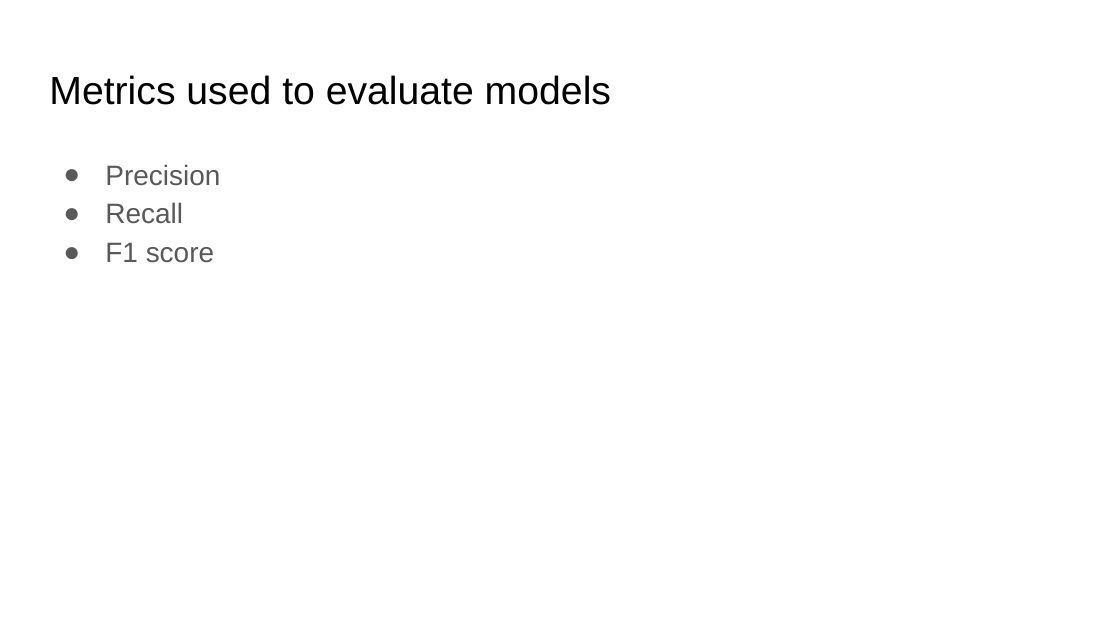
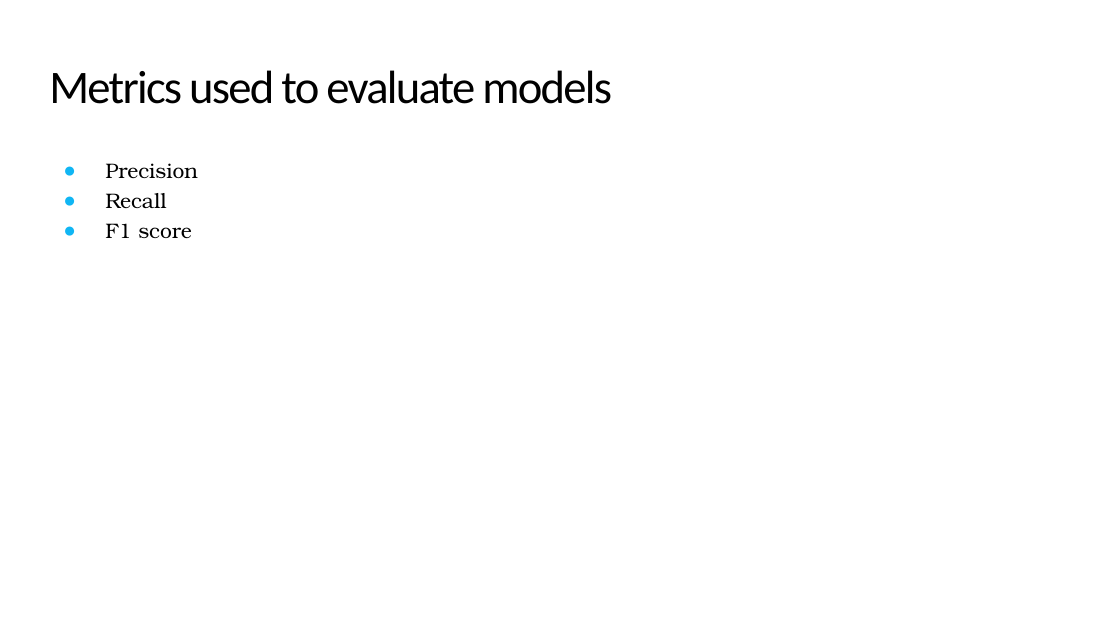
Before and after one commit to mathisme/ThinkfulSLCap, a slide deck: slide 10 of Capstone2.pptx. Drawn at 1120x630 pixels with LibreOffice and Linux fonts; fonts in the diff are those of the drawing. Boxes give left, top, right and bottom in pixels: in the first picture for what was removed or moved away, otherwise in the second. Text is boxed around its words. In the diff, an @@ line names an element or a change of style, - is before the commit and + after.

```diff
--- a/Capstone2.pptx
+++ b/Capstone2.pptx
@@ title "Metrics used to evaluate models" at bbox=[49, 70, 612, 104]: size 25.2 to 30 pt, font Arial to Calibri, letter spacing 0 to -1.1 pt; line spacing 1 to 0.85 @@
@@ text "Precision" at bbox=[105, 163, 198, 238]: size 18 to 13.5 pt, font Arial to TeX Gyre Bonum, text colour #595959 to #000000; line spacing 1.15 to 1.2; bullet colour #595959 to #10B6F4 @@
```
Also in this commit, not shown: 18 other slides changed.
